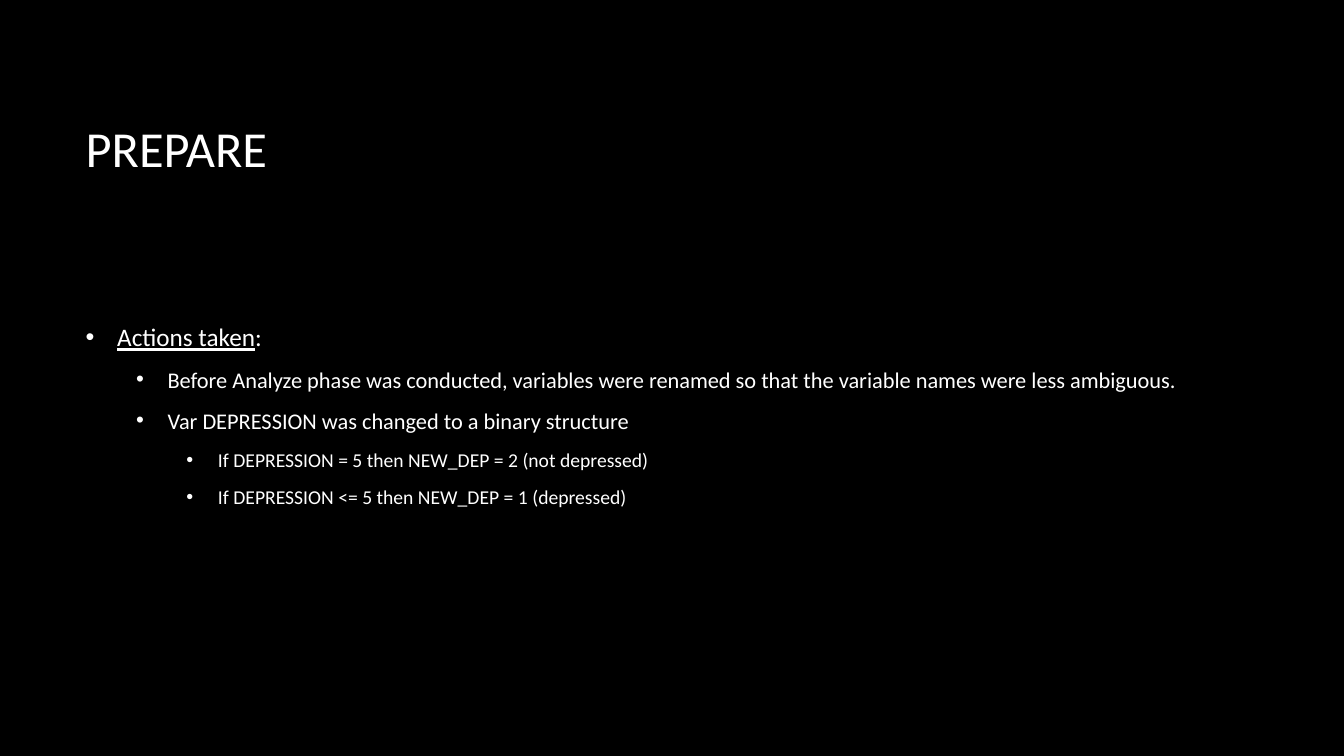
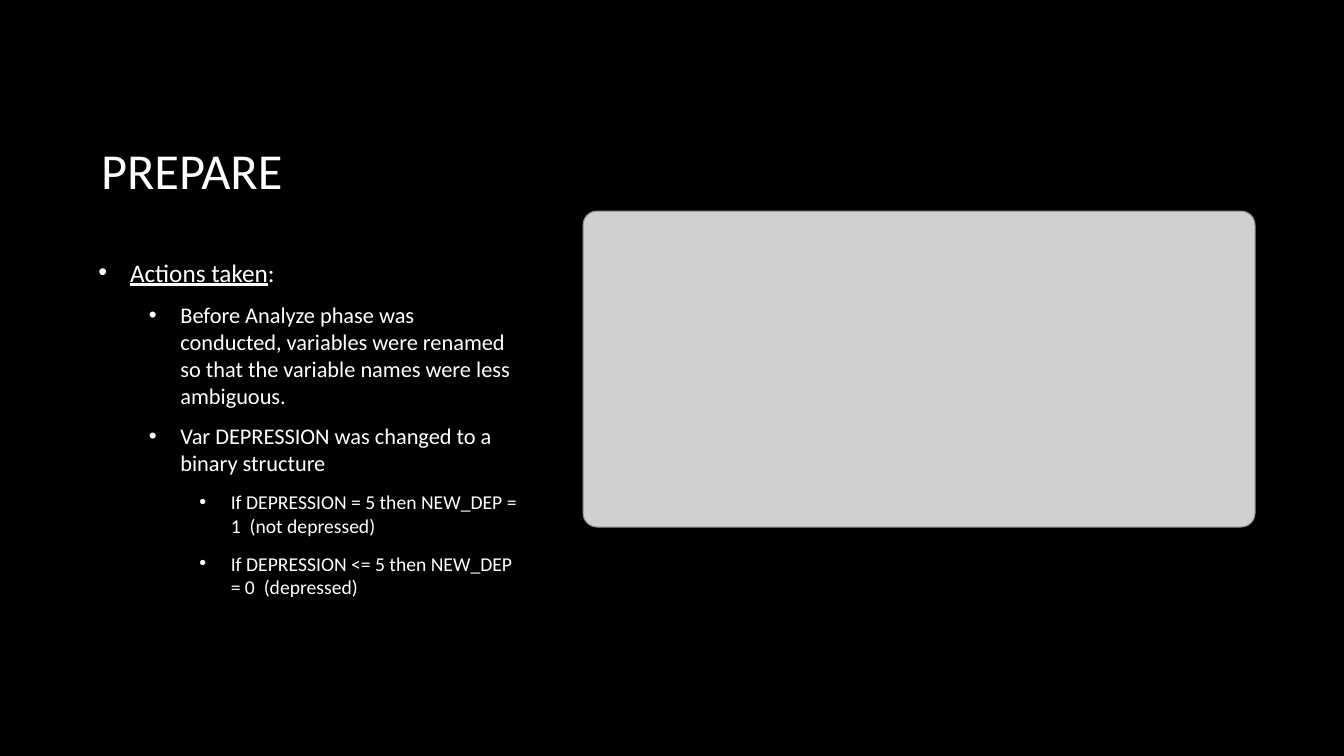
Before and after one commit to danlagos/ANA500-Week-4, a slide deck: slide 31 of Depression and Poverty.pptx. Drawn at 1344x756 pixels with LibreOffice and Linux fonts; fonts in the diff are those of the drawing; grey boxes stand for pictures; background and template pictures are left out. Boxes give left, top, right and bottom in pixels: in the first picture for what was removed or moved away, otherwise in the second. Text is boxed around its words. In the diff, an @@ line names an element or a change of style, - is before the commit and + after.

```diff
--- a/Depression and Poverty.pptx
+++ b/Depression and Poverty.pptx
@@ title "PREPARE": place and size @@
-title "PREPARE" at [86,134,267,167]
+title "PREPARE" at [101,156,282,189]
@@ picture added at [583,211,1255,526] @@
@@ text "Actions taken:": place and size @@
-text "Actions taken:" at [117,328,1175,507]
+text "Actions taken:" at [130,264,512,597]
@@ text at [231,495,512,597]: text changed @@
-    • If DEPRESSION = 5 then NEW_DEP = 2 (not depressed)
-    • If DEPRESSION <= 5 then NEW_DEP = 1 (depressed)
+    • If DEPRESSION = 5 then NEW_DEP = 1 (not depressed)
+    • If DEPRESSION <= 5 then NEW_DEP = 0 (depressed)
```
Also in this commit, not shown: 11 other slides changed, 5 slides added, 5 slides removed, 2 other files.
